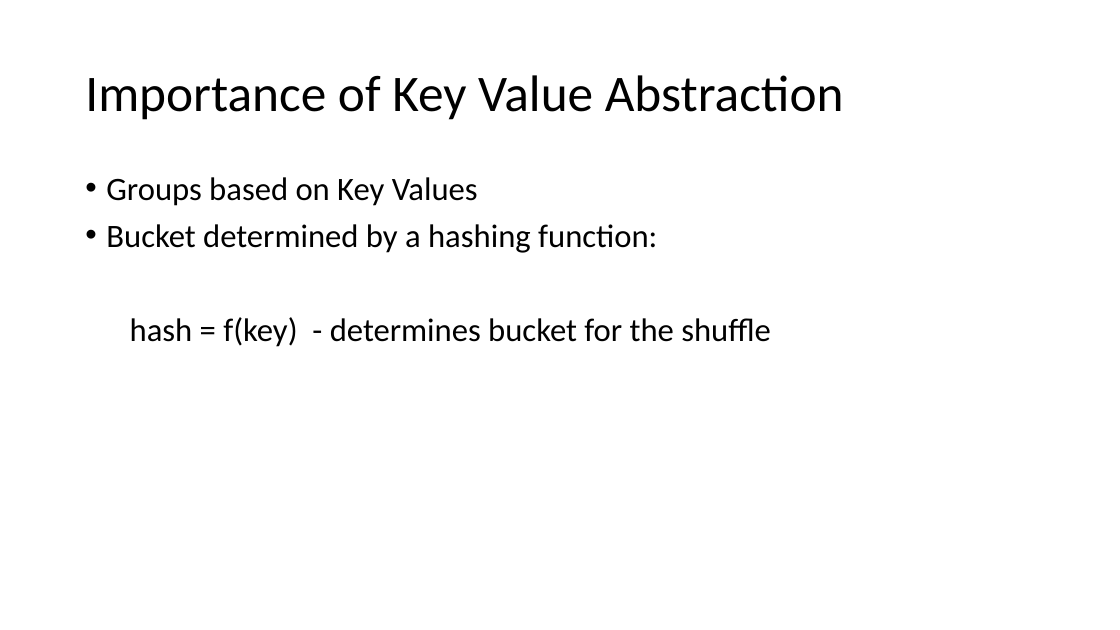
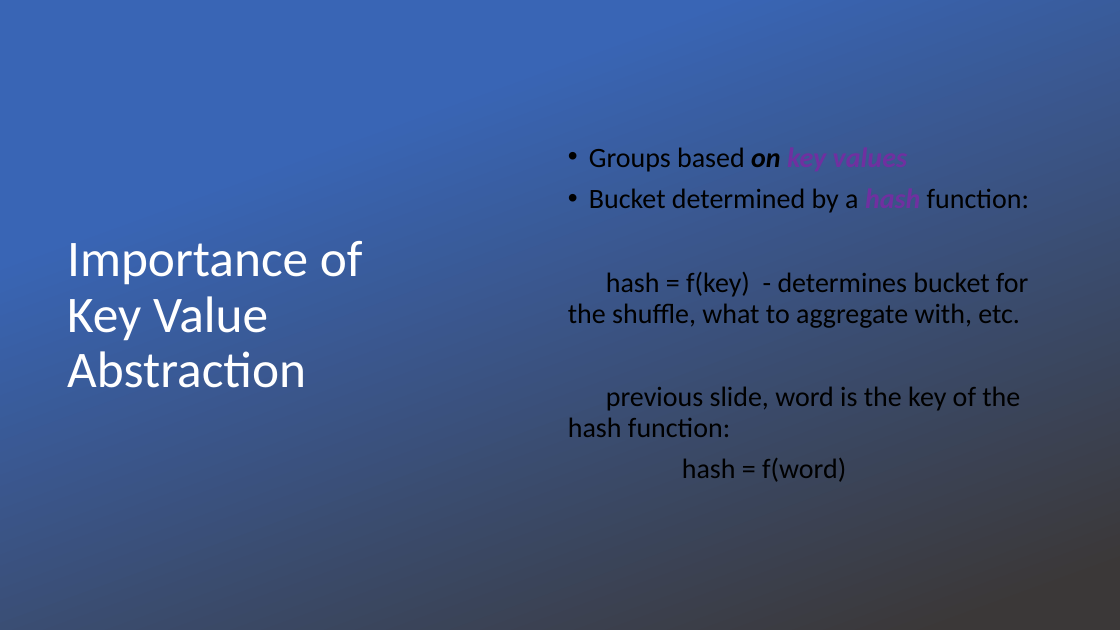
Before and after one commit to marilynwaldman/course, a slide deck: slide 9 of Hadoop/05-MapReduce.pptx (slide 8 before the commit). Drawn at 1120x630 pixels with LibreOffice and Linux fonts; fonts in the diff are those of the drawing; background and template pictures are left out. Boxes give left, top, right and bottom in pixels: in the first picture for what was removed or moved away, otherwise in the second. Text is boxed around its words. In the diff, an @@ line names an element or a change of style, - is before the commit and + after.

```diff
--- a/Hadoop/05-MapReduce.pptx
+++ b/Hadoop/05-MapReduce.pptx
@@ rectangle added at (0, 0, 1120, 630), fill gradient #3965B5 to #3B3838 @@
@@ text "Groups based on key values" at (568, 147, 1029, 482): vertical alignment top to middle @@
@@ text at (568, 147, 1029, 482): text changed; size 28 to 24 pt @@
-• Groups based on Key Values
-• Bucket determined by a hashing function:
-hash = f(key) - determines bucket for the shuffle
+• Groups based on key values
+• Bucket determined by a hash function:
+hash = f(key) - determines bucket for the shuffle, what to aggregate with, etc.
+previous slide, word is the key of the hash function:
+hash = f(word)
@@ title "Importance of Key Value Abstraction": place and size @@
-title "Importance of Key Value Abstraction" at (85, 75, 844, 120)
+title "Importance of Key Value Abstraction" at (67, 241, 363, 388)
@@ title "Importance of Key Value Abstraction" at (67, 241, 363, 388): text colour #000000 to #FFFFFF @@
```
Also in this commit, not shown: 8 other slides changed, 2 slides added, 1 slide removed, 3 other files.
